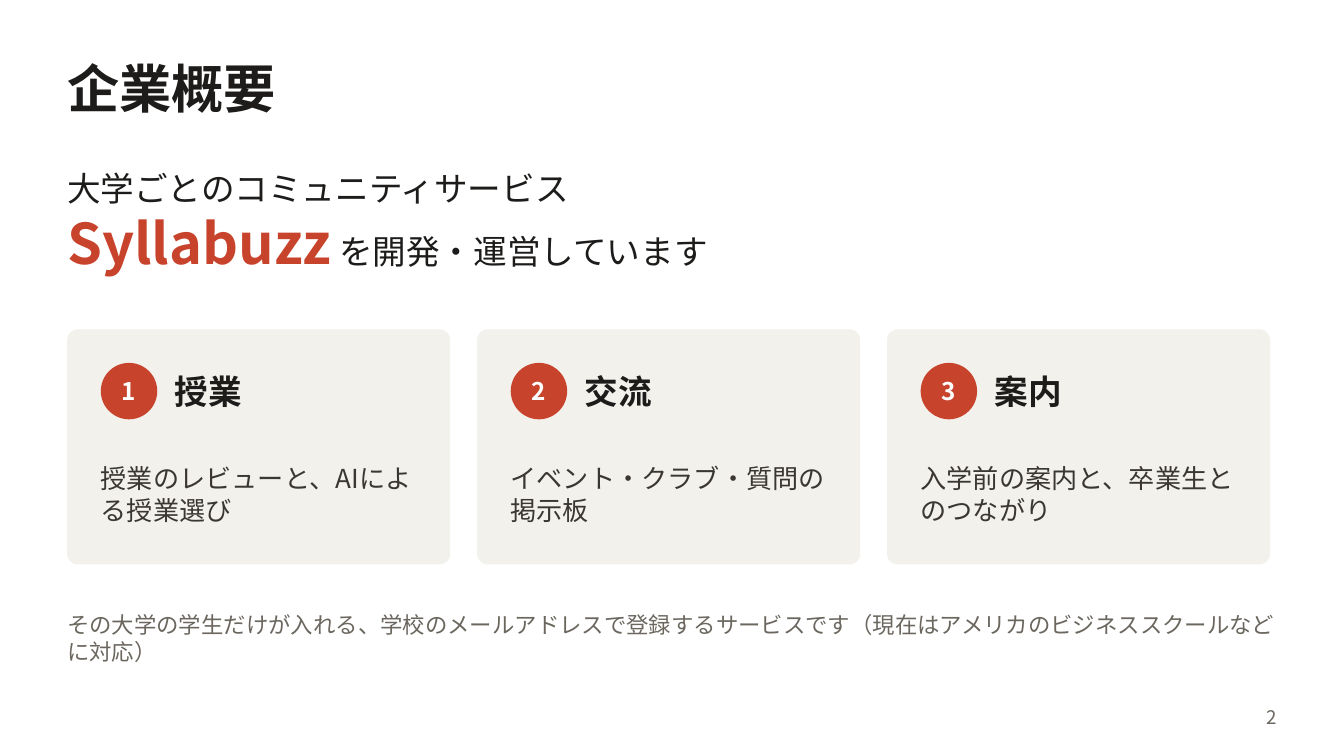
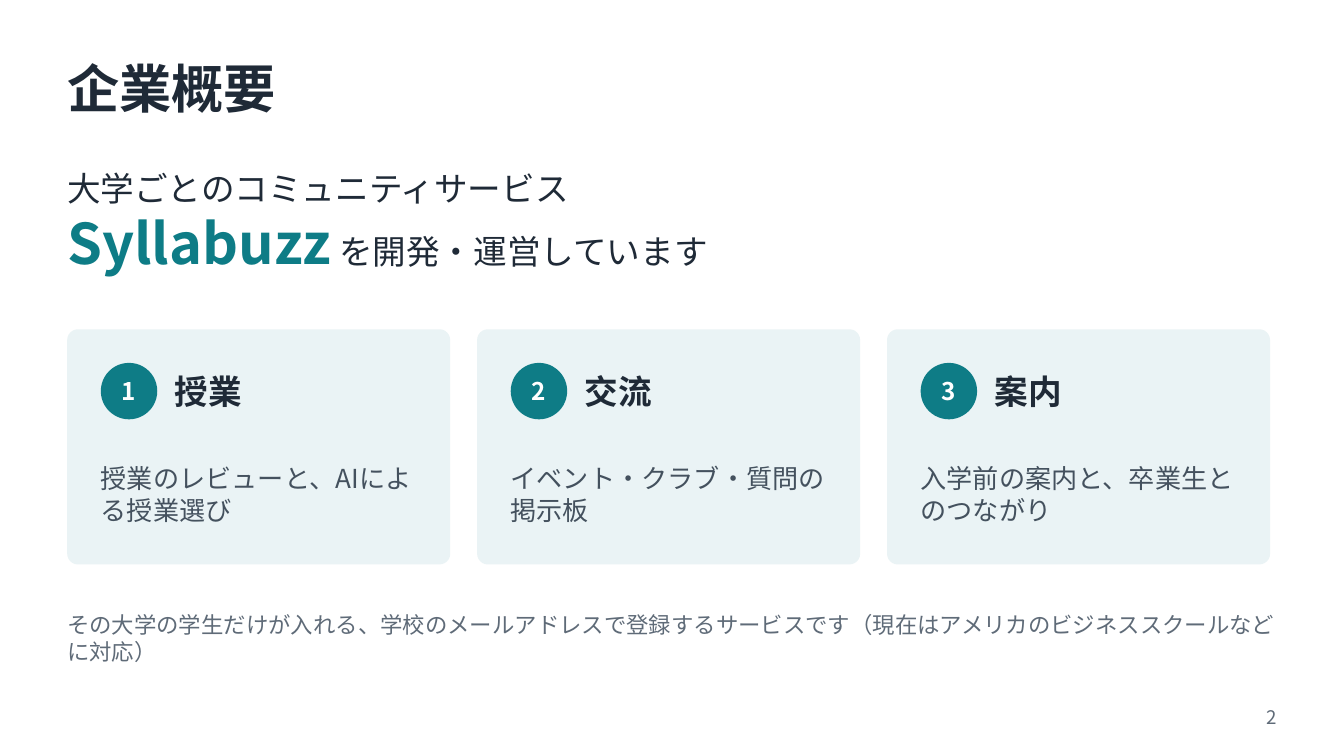
Before and after one commit to ken14121/nextjs-supabase-auth-practice, a slide deck: slide 2 of docs/reports/presentation-2026-11-24.pptx. Drawn at 1344x756 pixels with LibreOffice and Linux fonts; fonts in the diff are those of the drawing. Boxes give left, top, right and bottom in pixels: in the first picture for what was removed or moved away, otherwise in the second. Text is boxed around its words. In the diff, an @@ line names an element or a change of style, - is before the commit and + after.

```diff
--- a/docs/reports/presentation-2026-11-24.pptx
+++ b/docs/reports/presentation-2026-11-24.pptx
@@ text "大学ごとのコミュニティサービス" at (x1=67, y1=172, x2=708, y2=277): text colour #1D1C1A to #1F2A37 in "大学ごとのコミュニティサービス", "を開発・運営しています"; text colour #C8432C to #0E7C86 in "Syllabuzz" @@
@@ fill #F3F1EC to #EAF3F5 in 3 elements at (x1=67, y1=329, x2=450, y2=564), (x1=477, y1=329, x2=860, y2=564), (x1=887, y1=329, x2=1270, y2=564) @@
@@ fill #C8432C to #0E7C86 in 3 elements at (x1=101, y1=363, x2=157, y2=419), (x1=511, y1=363, x2=567, y2=419), (x1=921, y1=363, x2=977, y2=419) @@
@@ text colour #1D1C1A to #1F2A37 in 4 elements at (x1=67, y1=63, x2=276, y2=113), (x1=175, y1=375, x2=242, y2=407), (x1=585, y1=375, x2=652, y2=407), (x1=995, y1=375, x2=1062, y2=407) @@
@@ text colour #3A3731 to #44515E in 3 elements at (x1=101, y1=466, x2=412, y2=490), (x1=511, y1=466, x2=825, y2=522), (x1=921, y1=466, x2=1234, y2=522) @@
@@ text "その大学の学生だけが入れる、学校のメールアドレスで登録するサービスです（現在はアメリカのビジネススクールなどに対応）" at (x1=67, y1=614, x2=1274, y2=662): text colour #6B675F to #5F6B78 @@
@@ page number at (x1=1267, y1=710, x2=1277, y2=724): text colour #6B675F to #5F6B78 @@
```
Also in this commit, not shown: 7 other slides changed.
